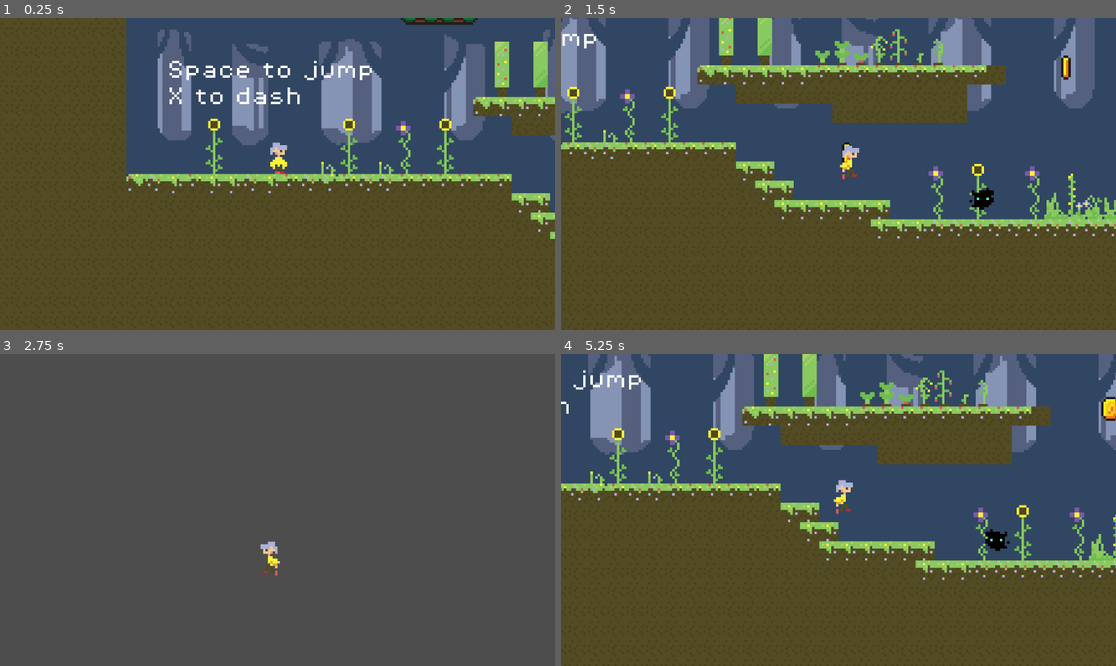
Above: before the commit, frames 1-4 (two rows, left to right).
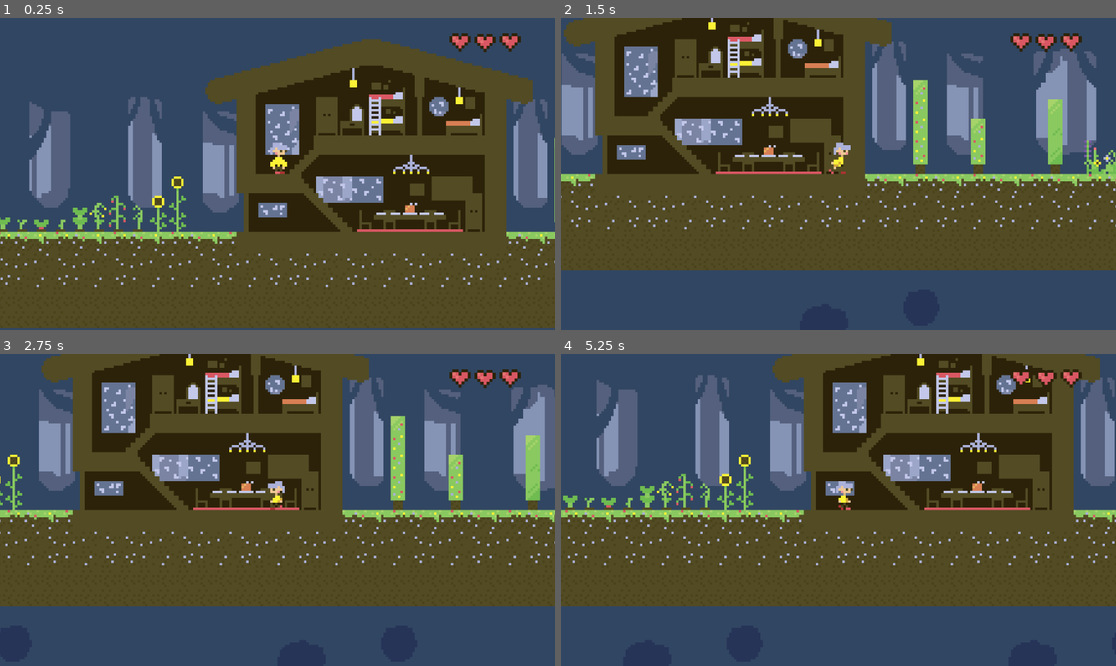
Above: after the commit, the same moments.

Repository: EvaPelko/zavrsni-platformer
Game: Godot game, scene res://scenes/house.tscn
Same seed, same stepped clock (60 frames per second), same inputs: the game is played once before the commit and once after it. Before the commit the project starts from res://scenes/game.tscn.
Inputs:
- Up to frame 1 (0.25 s): no input
- Up to frame 2 (1.5 s): hold D (move_right) from 0.53 s (still down); tap X (dash) at 0.6, 1.35 s; tap Space (jump) at 0.77 s
- Up to frame 3 (2.75 s): tap Space (jump) at 1.52 s; release D (move_right) at 2.03 s; hold Left (move_left) from 2.03 s (still down); hold S (duck) from 2.03 s (still down); tap X (dash) at 2.3 s
- Up to frame 4 (5.25 s): release Left (move_left) at 2.78 s; release S (duck) at 2.78 s; hold D (move_right) 2.78-4.28 s; tap X (dash) at 2.85, 3.6, 4.55, 5.1 s; tap Space (jump) at 3.02, 3.77, 4.52 s; hold Left (move_left) 4.28-5.03 s; tap S (duck) at 4.35 s; hold D (move_right) from 5.03 s (still down)

The runs differ from the first frame. In frame 1, 56% of the frame differs, in the area x 0-100%, y 0-100%; in frame 2, 66%; in frame 3, 100%; in frame 4, 66%.

Commit message:
add HealthUI, replace coin

Diff:
--- a/project.godot
+++ b/project.godot
@@ -11,13 +11,14 @@
 [application]
 
 config/name="zavrsni platformer"
-run/main_scene="res://scenes/game.tscn"
+run/main_scene="res://scenes/house.tscn"
 config/features=PackedStringArray("4.1", "Forward Plus")
 config/icon="res://icon.svg"
 
 [autoload]
 
 Music="*res://scenes/music.tscn"
+HealthUI="*res://scenes/health.tscn"
 
 [input]
 
--- /dev/null
+++ b/scenes/HealthUI.gd
@@ -0,0 +1,35 @@
+extends Control
+
+@export var full_heart: Texture
+@export var empty_heart: Texture
+
+var max_health: int = 3
+var current_health: int = 3
+
+var hearts: Array = []
+
+func _ready():
+	# Initialize the hearts array
+	hearts = [
+		$Heart1,
+		$Heart2,
+		$Heart3
+	]
+	update_health_ui()
+
+func update_health_ui():
+	for i in range(max_health):
+		if current_health > i:
+			hearts[i].texture = full_heart
+		else:
+			hearts[i].texture = empty_heart
+
+func take_damage(amount: int):
+	current_health -= amount
+	current_health = max(current_health, 0)
+	update_health_ui()
+
+func heal(amount: int):
+	current_health += amount
+	current_health = min(current_health, max_health)
+	update_health_ui()
--- a/scenes/coin.tscn
+++ b/scenes/coin.tscn
@@ -1,99 +1,29 @@
-[gd_scene load_steps=21 format=3 uid="uid://dekdotk8k6pfc"]
+[gd_scene load_steps=11 format=3 uid="uid://dekdotk8k6pfc"]
 
-[ext_resource type="Texture2D" uid="uid://cndbbbb3g78gn" path="res://assets/sprites/coin.png" id="1_mku76"]
 [ext_resource type="Script" path="res://scripts/coin.gd" id="1_o5nix"]
+[ext_resource type="Texture2D" uid="uid://2bkqo4jvny48" path="res://my assets/sprites/radish-Sheet.png" id="2_w6ffg"]
 [ext_resource type="AudioStream" uid="uid://xccfdohpssl5" path="res://assets/sounds/coin.wav" id="3_riq2g"]
 
-[sub_resource type="AtlasTexture" id="AtlasTexture_bit3p"]
-atlas = ExtResource("1_mku76")
-region = Rect2(0, 0, 16, 16)
+[sub_resource type="AtlasTexture" id="AtlasTexture_eqaje"]
+atlas = ExtResource("2_w6ffg")
+region = Rect2(0, 0, 9, 9)
 
-[sub_resource type="AtlasTexture" id="AtlasTexture_jhpvo"]
-atlas = ExtResource("1_mku76")
-region = Rect2(16, 0, 16, 16)
-
-[sub_resource type="AtlasTexture" id="AtlasTexture_fmloj"]
-atlas = ExtResource("1_mku76")
-region = Rect2(32, 0, 16, 16)
-
-[sub_resource type="AtlasTexture" id="AtlasTexture_0uwem"]
-atlas = ExtResource("1_mku76")
-region = Rect2(48, 0, 16, 16)
-
-[sub_resource type="AtlasTexture" id="AtlasTexture_7f08c"]
-atlas = ExtResource("1_mku76")
-region = Rect2(64, 0, 16, 16)
-
-[sub_resource type="AtlasTexture" id="AtlasTexture_8rr1j"]
-atlas = ExtResource("1_mku76")
-region = Rect2(80, 0, 16, 16)
-
-[sub_resource type="AtlasTexture" id="AtlasTexture_6eghw"]
-atlas = ExtResource("1_mku76")
-region = Rect2(96, 0, 16, 16)
-
-[sub_resource type="AtlasTexture" id="AtlasTexture_rfv4m"]
-atlas = ExtResource("1_mku76")
-region = Rect2(112, 0, 16, 16)
-
-[sub_resource type="AtlasTexture" id="AtlasTexture_vypj6"]
-atlas = ExtResource("1_mku76")
-region = Rect2(128, 0, 16, 16)
-
-[sub_resource type="AtlasTexture" id="AtlasTexture_vr7ih"]
-atlas = ExtResource("1_mku76")
-region = Rect2(144, 0, 16, 16)
-
-[sub_resource type="AtlasTexture" id="AtlasTexture_ldwxb"]
-atlas = ExtResource("1_mku76")
-region = Rect2(160, 0, 16, 16)
-
-[sub_resource type="AtlasTexture" id="AtlasTexture_hlx83"]
-atlas = ExtResource("1_mku76")
-region = Rect2(176, 0, 16, 16)
+[sub_resource type="AtlasTexture" id="AtlasTexture_df1ac"]
+atlas = ExtResource("2_w6ffg")
+region = Rect2(9, 0, 9, 9)
 
 [sub_resource type="SpriteFrames" id="SpriteFrames_mmx0x"]
 animations = [{
 "frames": [{
 "duration": 1.0,
-"texture": SubResource("AtlasTexture_bit3p")
+"texture": SubResource("AtlasTexture_eqaje")
 }, {
 "duration": 1.0,
-"texture": SubResource("AtlasTexture_jhpvo")
-}, {
-"duration": 1.0,
-"texture": SubResource("AtlasTexture_fmloj")
-}, {
-"duration": 1.0,
-"texture": SubResource("AtlasTexture_0uwem")
-}, {
-"duration": 1.0,
-"texture": SubResource("AtlasTexture_7f08c")
-}, {
-"duration": 1.0,
-"texture": SubResource("AtlasTexture_8rr1j")
-}, {
-"duration": 1.0,
-"texture": SubResource("AtlasTexture_6eghw")
-}, {
-"duration": 1.0,
-"texture": SubResource("AtlasTexture_rfv4m")
-}, {
-"duration": 1.0,
-"texture": SubResource("AtlasTexture_vypj6")
-}, {
-"duration": 1.0,
-"texture": SubResource("AtlasTexture_vr7ih")
-}, {
-"duration": 1.0,
-"texture": SubResource("AtlasTexture_ldwxb")
-}, {
-"duration": 1.0,
-"texture": SubResource("AtlasTexture_hlx83")
+"texture": SubResource("AtlasTexture_df1ac")
 }],
 "loop": true,
 "name": &"default",
-"speed": 10.0
+"speed": 3.0
 }]
 
 [sub_resource type="CircleShape2D" id="CircleShape2D_00mpo"]
--- /dev/null
+++ b/scenes/health.tscn
@@ -0,0 +1,36 @@
+[gd_scene load_steps=4 format=3 uid="uid://b2wy7pqx5o8h2"]
+
+[ext_resource type="Script" path="res://scenes/HealthUI.gd" id="1_0fgf1"]
+[ext_resource type="Texture2D" uid="uid://cgwuwfk4brgvq" path="res://my assets/ui/heart-full.png" id="2_tsrb0"]
+[ext_resource type="Texture2D" uid="uid://dier1jgitvkp7" path="res://my assets/ui/heart-empty.png" id="3_q22cv"]
+
+[node name="HealthUI" type="CanvasLayer"]
+
+[node name="CanvasLayer" type="Control" parent="."]
+layout_mode = 3
+anchors_preset = 0
+offset_left = 933.0
+offset_top = 26.0
+offset_right = 933.0
+offset_bottom = 26.0
+script = ExtResource("1_0fgf1")
+full_heart = ExtResource("2_tsrb0")
+empty_heart = ExtResource("3_q22cv")
+
+[node name="Heart1" type="TextureRect" parent="CanvasLayer"]
+offset_right = 50.0
+offset_bottom = 50.0
+texture = ExtResource("2_tsrb0")
+
+[node name="Heart2" type="TextureRect" parent="CanvasLayer"]
+offset_left = 52.0
+offset_top = 1.0
+offset_right = 102.0
+offset_bottom = 51.0
+texture = ExtResource("2_tsrb0")
+
+[node name="Heart3" type="TextureRect" parent="CanvasLayer"]
+offset_left = 104.0
+offset_right = 154.0
+offset_bottom = 50.0
+texture = ExtResource("2_tsrb0")
--- a/scenes/player.tscn
+++ b/scenes/player.tscn
@@ -179,9 +179,8 @@
 [node name="AnimatedSprite2D" type="AnimatedSprite2D" parent="."]
 position = Vector2(0, -8)
 sprite_frames = SubResource("SpriteFrames_oy4oq")
-animation = &"dash"
+animation = &"idle"
 autoplay = "idle"
-frame_progress = 0.790018
 
 [node name="NormalCollisionShape2D" type="CollisionShape2D" parent="."]
 position = Vector2(0, -6)
Binary file added: my assets/sprites/radish-Sheet.png
Not shown, added: my assets/sprites/radish-Sheet.png.import
Binary file added: my assets/ui/heart-empty.png
Not shown, added: my assets/ui/heart-empty.png.import
Binary file added: my assets/ui/heart-full.png
Not shown, added: my assets/ui/heart-full.png.import
